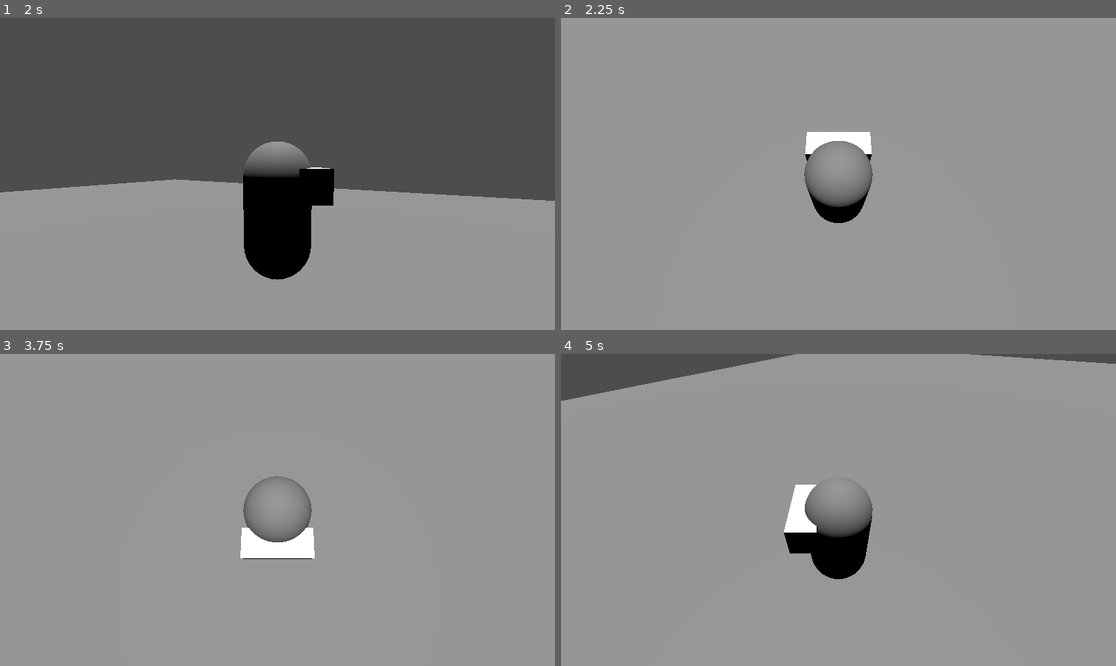
Above: before the commit, frames 1-4 (two rows, left to right).
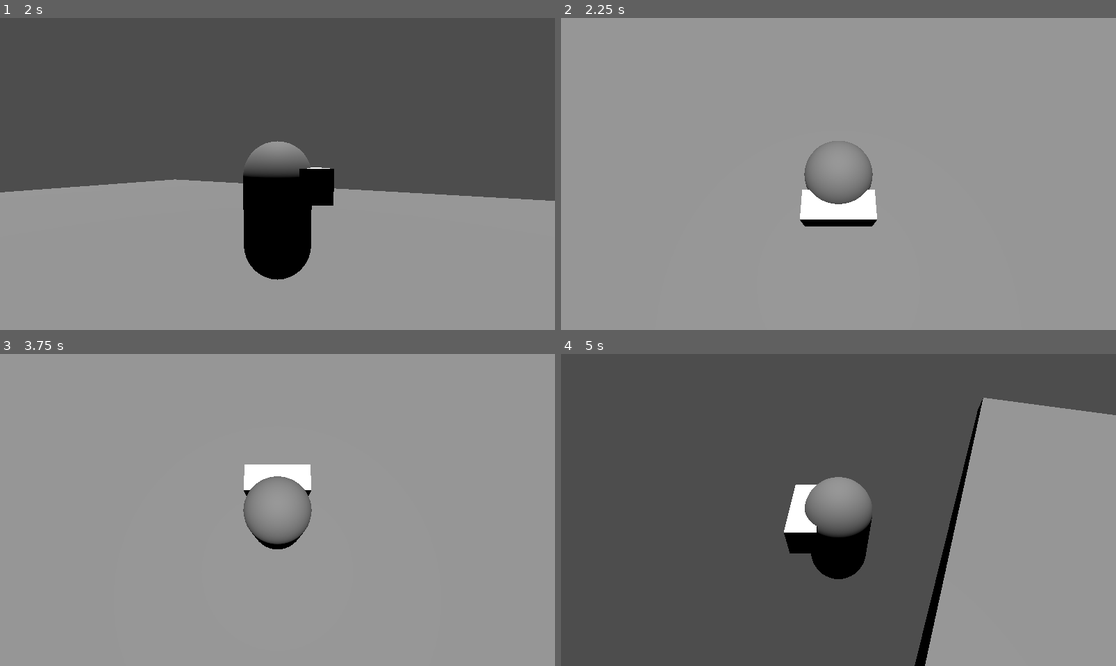
Above: after the commit, the same moments.

Repository: Kaympe20/somneria
Game: Godot game, scene res://main.tscn
The game is run twice, just before and just after one commit, with the same random seed, the same clock (stepped at 60 frames per second) and the same inputs.
Inputs (mouse positions are in pixels of both pictures, inside the frame that each line leads up to):
- Up to frame 1 (2 s): click "Start" at 0.5 s; tap Enter at 1.25 s; move the mouse to (399, 158) at 1.27 s; hold Right (right) from 1.28 s (still down); tap Space (jump) at 1.52 s
- Up to frame 2 (2.25 s): move the mouse to (727, 189) at 2.02 s; release Right (right) at 2.03 s; hold S (back) from 2.03 s (still down)
- Up to frame 3 (3.75 s): tap Space (jump) at 2.27, 2.75 s; move the mouse to (333, 441) at 2.77 s; release S (back) at 2.78 s; hold Right (right) 2.78-3.53 s; tap Enter at 3.5 s; move the mouse to (249, 572) at 3.52 s; hold W (forward) from 3.53 s (still down)
- Up to frame 4 (5 s): tap Space (jump) at 3.77, 4.52 s; move the mouse to (1005, 556) at 4.27 s; release W (forward) at 4.28 s; hold A (left) from 4.28 s (still down)

Frame 1 is identical in both runs. In frame 2, 1.8% of the frame differs, in the area x 43-57%, y 36-67%; in frame 3, 1.7%; in frame 4, 68%, in the area x 0-100%, y 0-100%.

Commit message:
fix movement directions

Diff:
--- a/components/player/thirdPerson/third_person.gd
+++ b/components/player/thirdPerson/third_person.gd
@@ -13,8 +13,7 @@
 
 # Called when the node enters the scene tree for the first time.
 func _ready() -> void:
-	pass # Replace with function body.
-
+	Input.mouse_mode = Input.MOUSE_MODE_CAPTURED
 
 # Called every frame. 'delta' is the elapsed time since the previous frame.
 func _process(delta: float) -> void:
@@ -28,9 +27,9 @@
 		inputDirection.x += 1
 	if Input.is_action_pressed("left"):
 		inputDirection.x -= 1
+	if Input.is_action_pressed("forward"):
+		inputDirection.y += 1
 	if Input.is_action_pressed("back"):
-		inputDirection.y += 1
-	if Input.is_action_pressed("forward"):
 		inputDirection.y -= 1
 
 	inputDirection = inputDirection.normalized()
